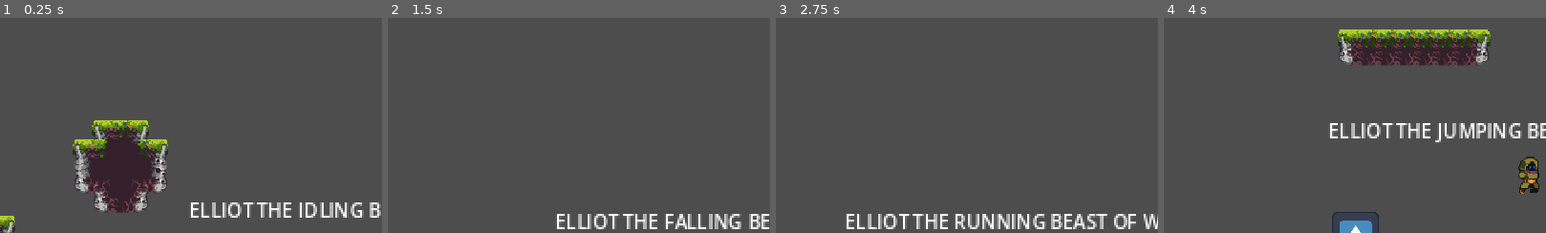
Above: before the commit, frames 1-4 (left to right).
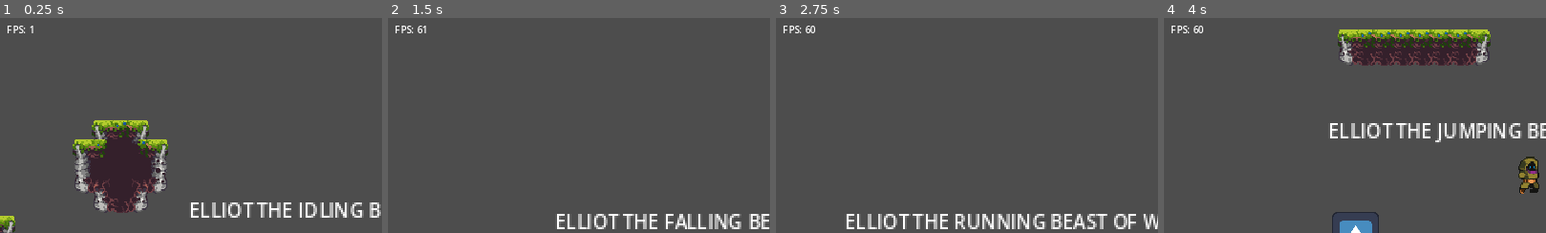
Above: after the commit, the same moments.

Repository: humding3r/BodyBlade
Game: Godot game, scene res://main.tscn
Two runs of this game, one before a commit and one after it. Both use one fixed random seed, a clock stepped at 60 frames per second and the inputs below. The engine's default icon, where the game draws it, is replaced by a stand-in: a white triangle on a blue panel in a dark square.
Inputs (mouse positions are % of the whole screen's width and height, from its top left):
- Up to frame 1 (0.25 s): no input
- Up to frame 2 (1.5 s): tap Enter at 0.5 s; move the mouse to (72, 45) at 0.52 s; press the mouse at (72, 45) at 0.53 s; hold D (move_right) from 0.53 s (still down); tap Space (jump) at 0.77 s; move the mouse to (30, 55) at 1.27 s; release the mouse at (30, 55) at 1.28 s; right-click (30, 55) at 1.35 s
- Up to frame 3 (2.75 s): tap Space (jump) at 1.52 s; move the mouse to (60, 28) at 2.02 s; release D (move_right) at 2.03 s; press the mouse at (60, 28) at 2.03 s; hold A (move_left) from 2.03 s (still down)
- Up to frame 4 (4 s): move the mouse to (45, 70) at 2.77 s; release A (move_left) at 2.78 s; release the mouse at (45, 70) at 2.78 s; hold D (move_right) from 2.78 s (still down); right-click (45, 70) at 2.85 s; tap Space (jump) at 3.02, 3.77 s; move the mouse to (80, 65) at 3.52 s; press the mouse at (80, 65) at 3.53 s
The pictures show only the part of the screen within x 0-50%, y 0-50%; the shares and areas given below are measured in that part.

The runs differ from the first frame. In frame 1, 0.1% of the frame differs, in the area x 2-9%, y 3-8%; in frame 2, 0.1%; in frame 3, 0.2%, in the area x 2-11%, y 3-8%; in frame 4, 0.2%.

Commit message:
Add FPS counter

Diff:
--- a/Player/dash_trail.gd
+++ b/Player/dash_trail.gd
@@ -1,7 +1,7 @@
 extends Line2D
 
 @onready var base_state : Node = self.owner.get_node("StateMachine/Base")
-@export var max_length : int = 10
+@export var max_length : int = 250
 
 var queue : Array
 
--- /dev/null
+++ b/fps_counter.gd
@@ -0,0 +1,4 @@
+extends Label
+
+func _process(_delta):
+	text = "FPS: " + str(Engine.get_frames_per_second())
--- /dev/null
+++ b/gui.tscn
@@ -0,0 +1,20 @@
+[gd_scene load_steps=2 format=3 uid="uid://tbvf53vhtiya"]
+
+[ext_resource type="Script" path="res://fps_counter.gd" id="1_1g03s"]
+
+[node name="GUI" type="CanvasLayer"]
+
+[node name="Debug" type="Control" parent="."]
+layout_mode = 3
+anchors_preset = 0
+offset_right = 40.0
+offset_bottom = 40.0
+
+[node name="FPSCounter" type="Label" parent="Debug"]
+layout_mode = 2
+offset_left = 13.0
+offset_top = 11.0
+offset_right = 53.0
+offset_bottom = 34.0
+text = "FPS: "
+script = ExtResource("1_1g03s")
--- a/main.tscn
+++ b/main.tscn
@@ -1,9 +1,10 @@
-[gd_scene load_steps=5 format=3 uid="uid://5fibum6a66r8"]
+[gd_scene load_steps=6 format=3 uid="uid://5fibum6a66r8"]
 
 [ext_resource type="PackedScene" uid="uid://dqemfay0pwivo" path="res://Player/player.tscn" id="1_etfiw"]
 [ext_resource type="PackedScene" uid="uid://b62i6pv4ac4hv" path="res://world.tscn" id="2_n4qlt"]
 [ext_resource type="PackedScene" uid="uid://b80mbuloakyqf" path="res://Mob/mob.tscn" id="2_vgj7w"]
 [ext_resource type="Script" path="res://camera.gd" id="3_s8lv7"]
+[ext_resource type="PackedScene" uid="uid://tbvf53vhtiya" path="res://gui.tscn" id="5_aoywv"]
 
 [node name="Main" type="Node2D"]
 
@@ -22,3 +23,5 @@
 script = ExtResource("3_s8lv7")
 
 [node name="TileMap" parent="." instance=ExtResource("2_n4qlt")]
+
+[node name="GUI" parent="." instance=ExtResource("5_aoywv")]
